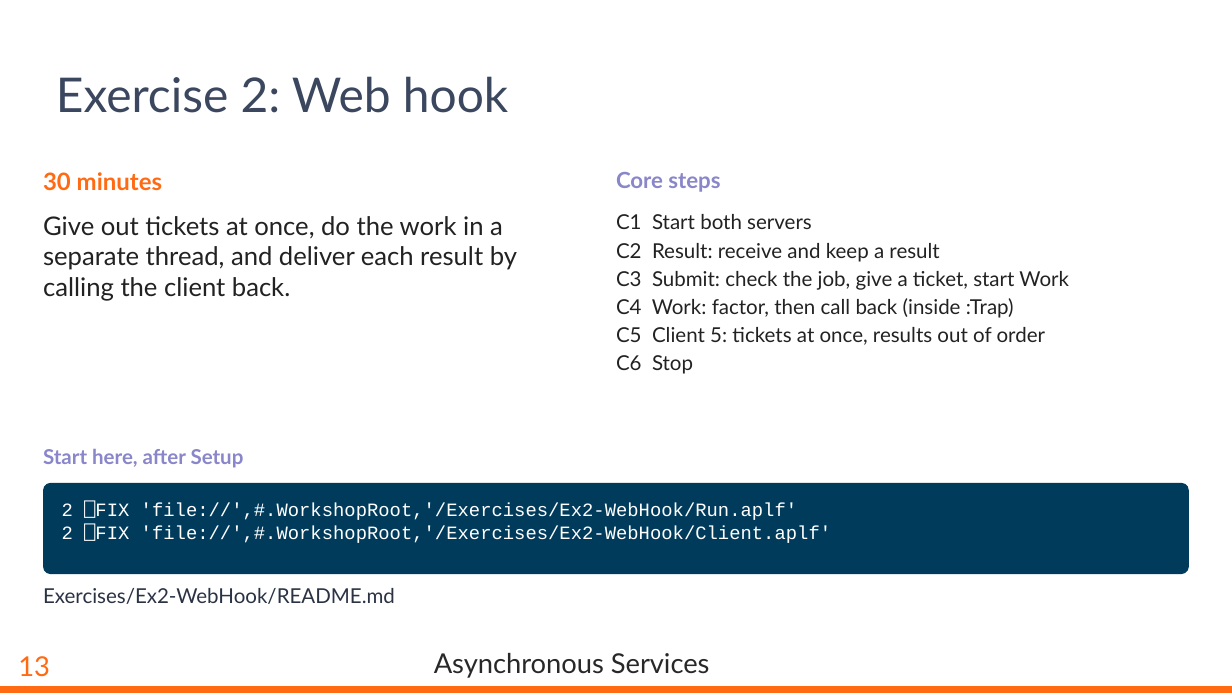
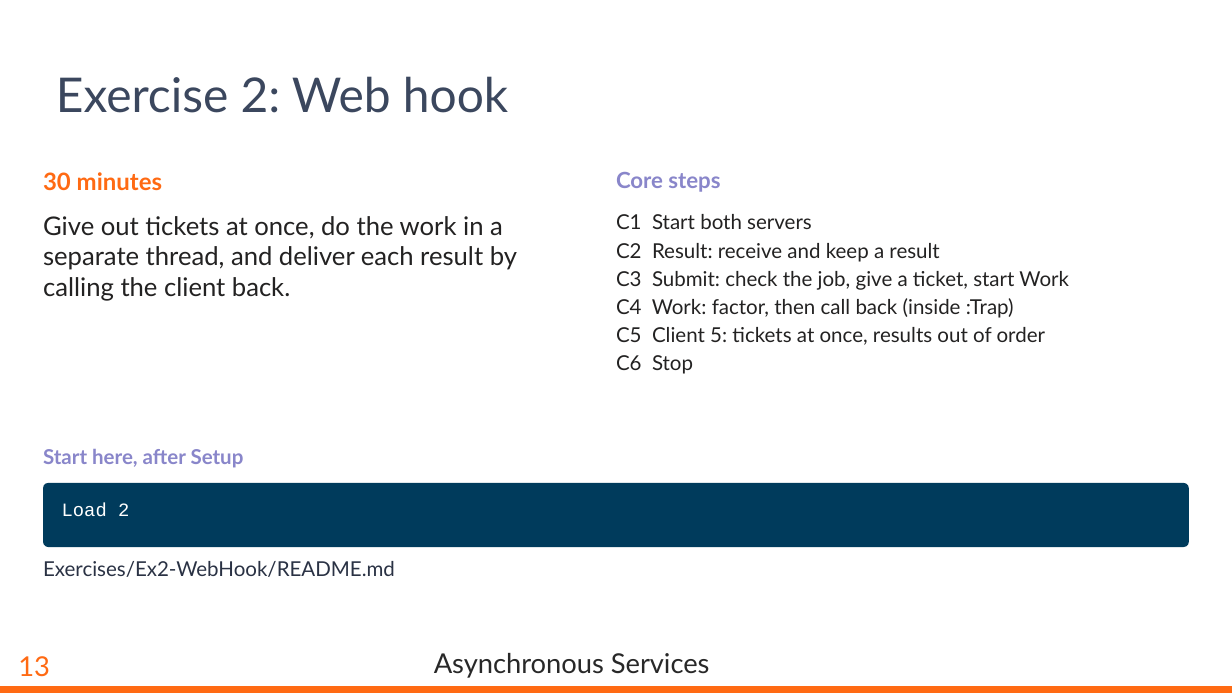
Before and after one commit to dyalog-training/2026-MP2, a slide deck: slide 14 of Presentation/AsynchronousServices.pptx. Drawn at 1232x693 pixels with LibreOffice and Linux fonts; fonts in the diff are those of the drawing; background and template pictures are left out. Boxes give left, top, right and bottom in pixels: in the first picture for what was removed or moved away, otherwise in the second. Text is boxed around its words. In the diff, an @@ line names an element or a change of style, - is before the commit and + after.

```diff
--- a/Presentation/AsynchronousServices.pptx
+++ b/Presentation/AsynchronousServices.pptx
@@ rounded rectangle: place and size @@
-rounded rectangle at box(43, 483, 1189, 574)
+rounded rectangle at box(43, 483, 1189, 547)
@@ text at box(62, 503, 129, 517): text changed @@
-2 ⎕FIX 'file://',#.WorkshopRoot,'/Exercises/Ex2-WebHook/Run.aplf'
-2 ⎕FIX 'file://',#.WorkshopRoot,'/Exercises/Ex2-WebHook/Client.aplf'
+Load 2
@@ text "Exercises/Ex2-WebHook/README.md": place and size @@
-text "Exercises/Ex2-WebHook/README.md" at box(43, 588, 395, 604)
+text "Exercises/Ex2-WebHook/README.md" at box(43, 561, 395, 577)
```
Also in this commit, not shown: 8 other slides changed, 29 other files.
